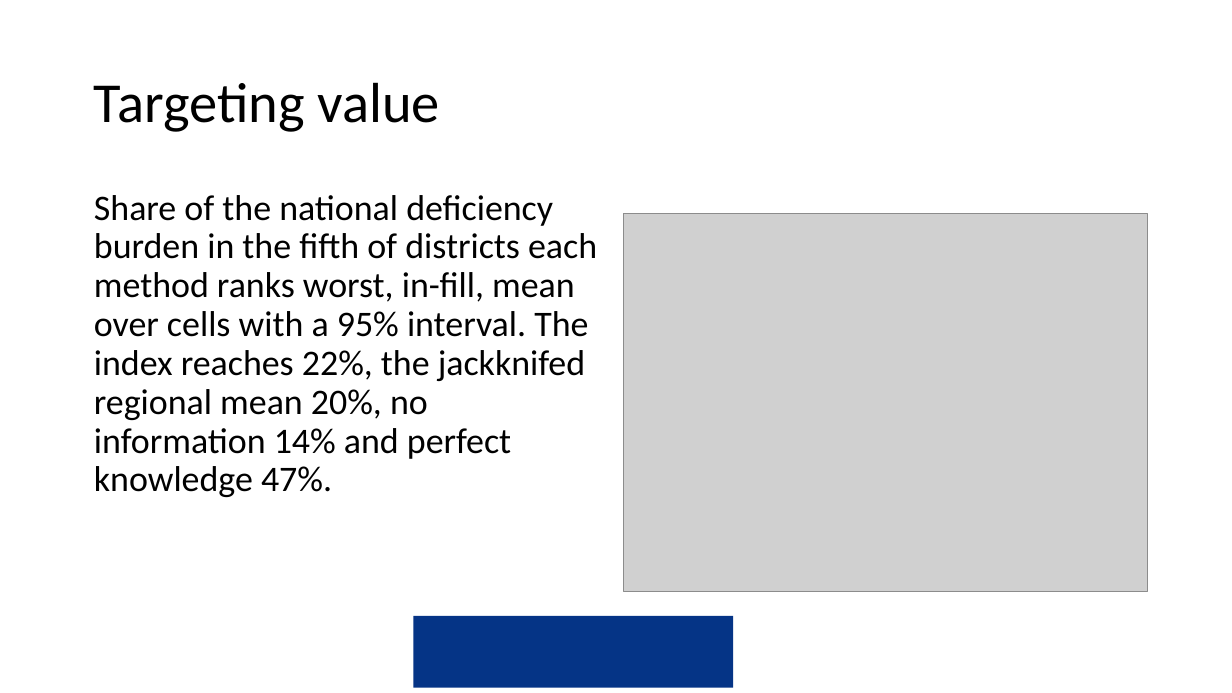
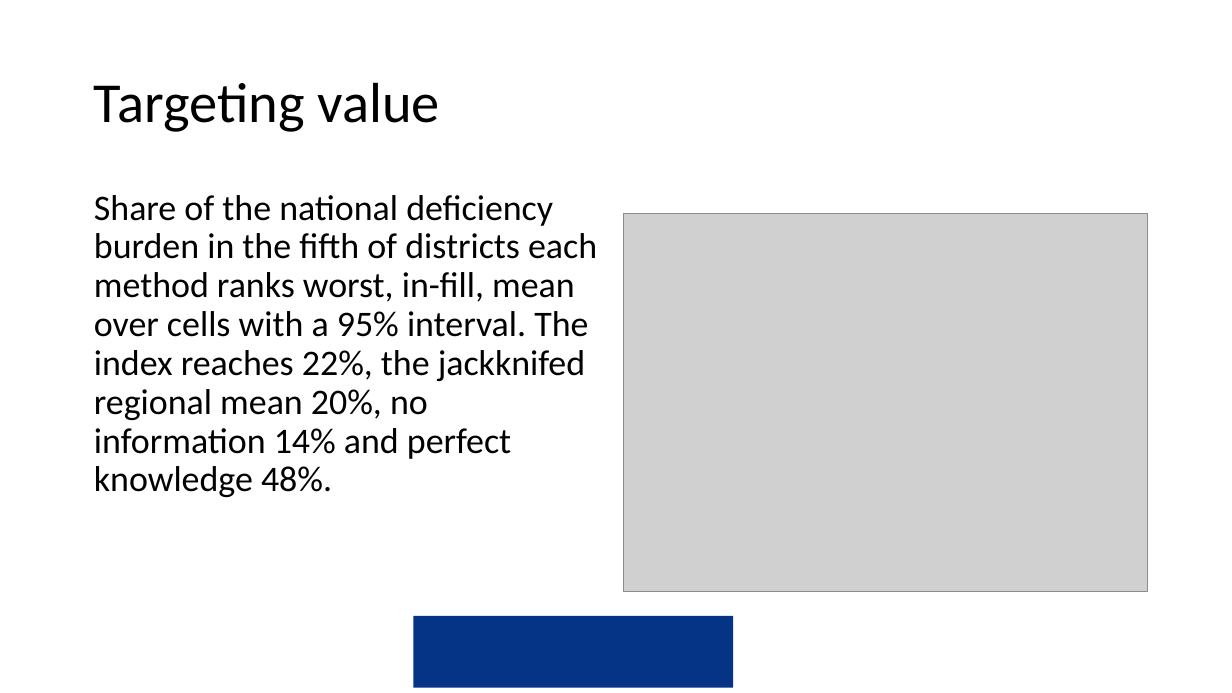
Before and after one commit to amertens/mn-prediction, a slide deck: slide 26 of docs/slides/MN-proxy-Ghana-presentation-2026-09.pptx. Drawn at 1232x693 pixels with LibreOffice and Linux fonts; fonts in the diff are those of the drawing; grey boxes stand for pictures; background and template pictures are left out. Boxes give left, top, right and bottom in pixels: in the first picture for what was removed or moved away, otherwise in the second. Text is boxed around its words. In the diff, an @@ line names an element or a change of style, - is before the commit and + after.

```diff
--- a/docs/slides/MN-proxy-Ghana-presentation-2026-09.pptx
+++ b/docs/slides/MN-proxy-Ghana-presentation-2026-09.pptx
@@ text at (94,195,597,497): text changed @@
-Share of the national deficiency burden in the fifth of districts each method ranks worst, in-fill, mean over cells with a 95% interval. The index reaches 22%, the jackknifed regional mean 20%, no information 14% and perfect knowledge 47%.
+Share of the national deficiency burden in the fifth of districts each method ranks worst, in-fill, mean over cells with a 95% interval. The index reaches 22%, the jackknifed regional mean 20%, no information 14% and perfect knowledge 48%.
```
Also in this commit, not shown: 21 other slides changed, 19 other files.
